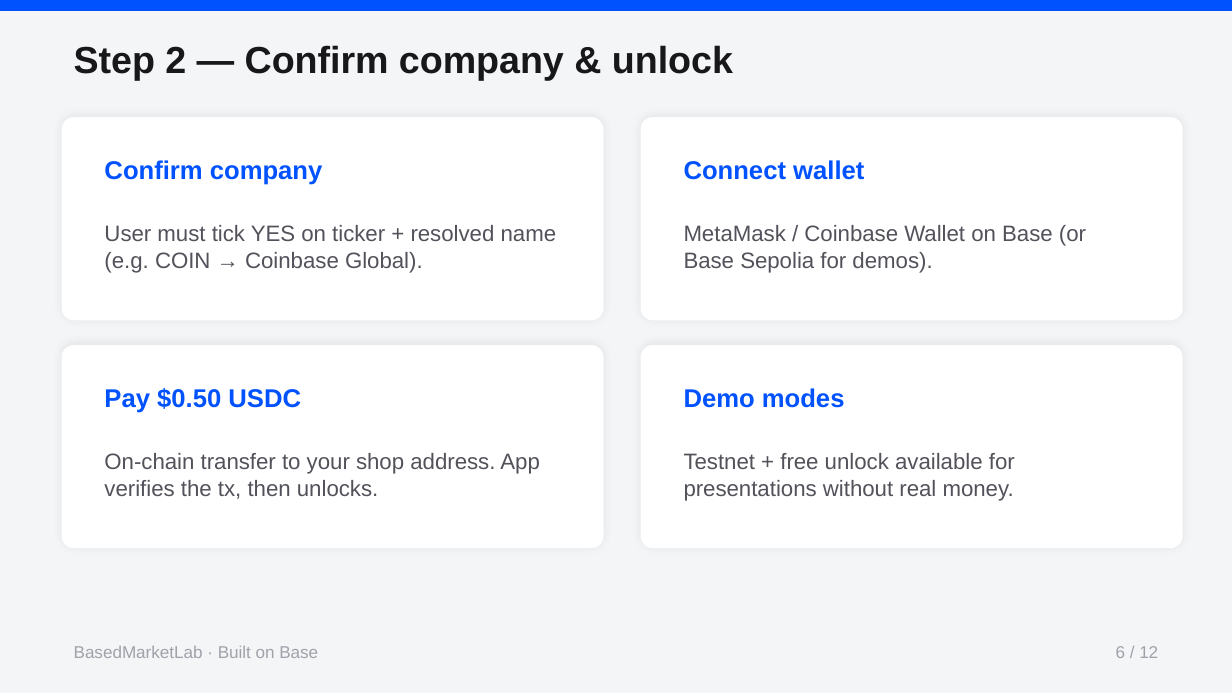
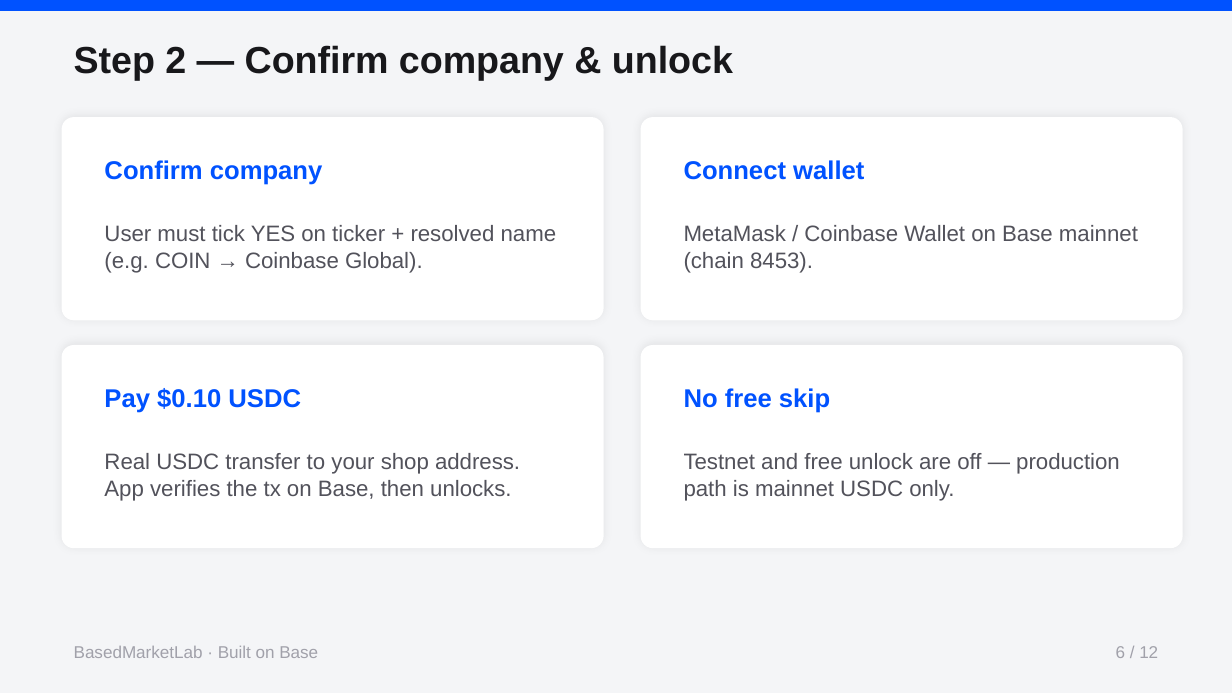
Before and after one commit to ikwo2x-ui/BasedCenter-site, a slide deck: slide 6 of presentations/BasedMarketLab-How-It-Works.pptx. Drawn at 1232x693 pixels with LibreOffice and Linux fonts; fonts in the diff are those of the drawing. Boxes give left, top, right and bottom in pixels: in the first picture for what was removed or moved away, otherwise in the second. Text is boxed around its words. In the diff, an @@ line names an element or a change of style, - is before the commit and + after.

Commit message:
Update BasedMarketLab presentation for Base mainnet.
Refresh how-it-works PDF/PPTX for $0.10 USDC on Base mainnet, one chart, no testnet free unlock. Keep site presentations-only; product remains closed source.

```diff
--- a/presentations/BasedMarketLab-How-It-Works.pptx
+++ b/presentations/BasedMarketLab-How-It-Works.pptx
@@ text at [684, 225, 1138, 273]: text changed @@
-MetaMask / Coinbase Wallet on Base (or Base Sepolia for demos).
+MetaMask / Coinbase Wallet on Base mainnet (chain 8453).
@@ text at [104, 388, 301, 413]: text changed @@
-Pay $0.50 USDC
+Pay $0.10 USDC
@@ text at [684, 388, 830, 413]: text changed @@
-Demo modes
+No free skip
@@ text at [104, 453, 520, 501]: text changed @@
-On-chain transfer to your shop address. App verifies the tx, then unlocks.
+Real USDC transfer to your shop address. App verifies the tx on Base, then unlocks.
@@ text at [684, 453, 1120, 501]: text changed @@
-Testnet + free unlock available for presentations without real money.
+Testnet and free unlock are off — production path is mainnet USDC only.
```
Also in this commit, not shown: 9 other slides changed, 4 other files.
